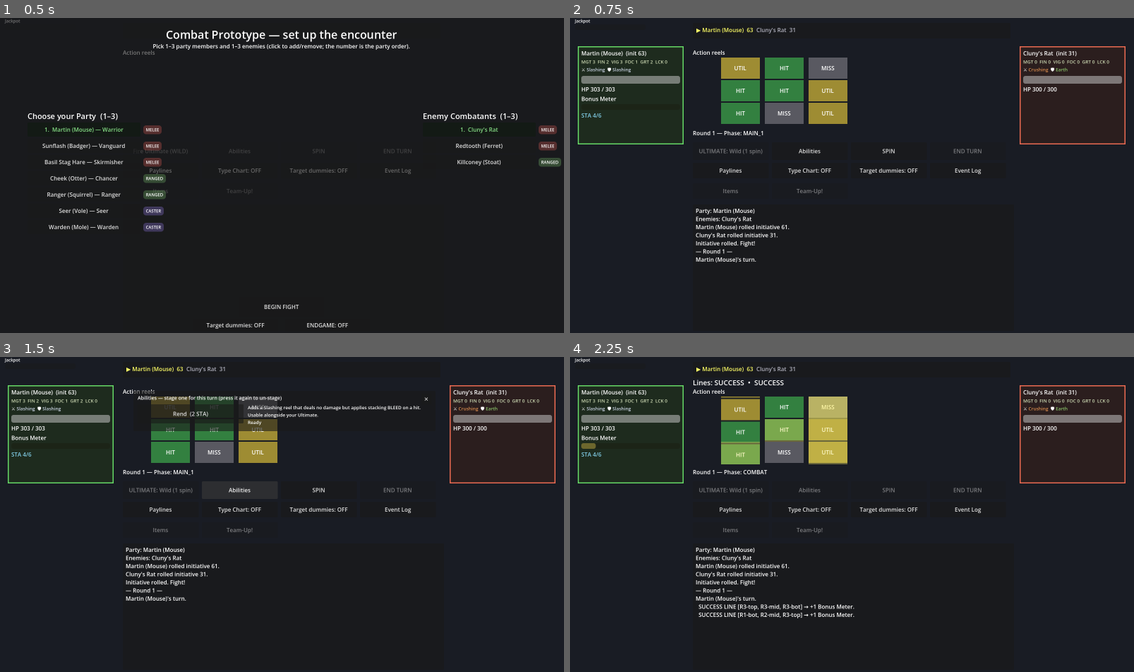
Above: before the commit, frames 1-4 (two rows, left to right).
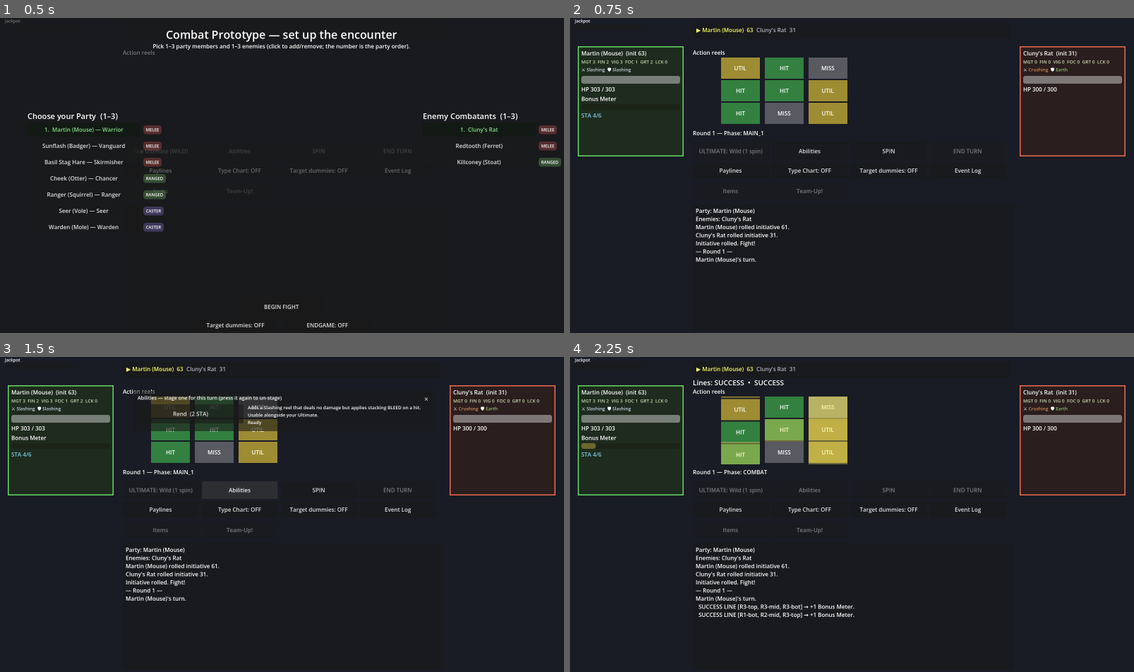
Above: after the commit, the same moments.

Repository: djkipyaboy/bunnies
Game: Godot game, scene res://combat/combat.tscn
Same seed, same stepped clock (60 frames per second), same inputs: the game is played once before the commit and once after it.
Inputs:
- Up to frame 1 (0.5 s): no input
- Up to frame 2 (0.75 s): click "BEGIN FIGHT" at 0.5 s
- Up to frame 3 (1.5 s): click "Abilities" at 1.25 s
- Up to frame 4 (2.25 s): click "SPIN" at 2 s

Frame 1 is identical in both runs. In frame 2, 0.4% of the frame differs, in the area x 1-99%, y 39-44%; in frame 3, 0.4%; in frame 4, 0.4%.

Commit message:
fix(combat): address final whole-branch review findings for the playtest-fixes batch
- CombatantPanel height (278->312) and every combat.gd column/click-catcher
  constant that mirrored it, so the status-effects row no longer clips.
- _splash_half_to_others no longer re-applies the attacker's own outgoing
  damage multiplier on top of the already-multiplied total passed in
  (was double-counting Empowered/etc. for splash damage).
- _on_boss_phase_minion_defeated guards against a boss already dead (e.g.
  to a DoT tick) before its last phase-2 minion died.
- Stale docstring on _check_boss_phase_transition updated to describe the
  signal-driven instant clear, not the old per-turn poll.
- Combatant.clear_combat_effects() now recomputes current_initiative.
- Fixed a literal "+50%%" typo in the Team-Up legend label.

Regression coverage: a VBox-minimum-height-vs-panel-height invariant in
test_combatant_panel.gd, and an Empowered-attacker splash case in
test_payline_and_splash_damage_multiplier.gd proving splash isn't inflated
by the attacker's own outgoing multiplier.

Co-Authored-By: Claude Sonnet 5 <noreply@anthropic.com>

Diff:
--- a/combat/combat.gd
+++ b/combat/combat.gd
@@ -523,8 +523,9 @@
 	_team_up_panel.completed.connect(_on_team_up_completed)
 
 ## Places combatant panels in a vertical column at [param x] (top-down, in [param members] order) and
-## binds each. Panel height 278 + 14px gap (spec §2; grew from 238 on 2026-07-04 for the taller
-## status-effects reservation — see CombatantPanel._ready). Used for both party columns.
+## binds each. Panel height 312 + 14px gap (spec §2; grew from 238 on 2026-07-04 for the taller
+## status-effects reservation, then 278→312 on 2026-07-31 to stop the status row itself clipping —
+## see CombatantPanel._ready). Used for both party columns.
 func _place_party_column(members: Array[Combatant], x: float) -> void:
 	var y: float = 80.0
 	for c: Combatant in members:
@@ -533,7 +534,7 @@
 		add_child(p)
 		_panels[c] = p
 		p.bind(c)
-		y += 278.0 + 14.0
+		y += 312.0 + 14.0
 
 ## Spawns a NEW enemy Combatant mid-fight, after _build_combatants() has already run once (spec
 ## 2026-07-19 §3.6 — the boss's phase-transition/Ultimate summons). Fully playable the SAME round it
@@ -554,7 +555,7 @@
 	c.defeated.connect(_on_enemy_panel_death.bind(c))
 	var column_index: int = _enemies.size() + _dummies.size() - 1
 	var p := CombatantPanel.new()
-	p.position = Vector2(1276.0, 80.0 + column_index * (278.0 + 14.0))
+	p.position = Vector2(1276.0, 80.0 + column_index * (312.0 + 14.0))
 	add_child(p)
 	_panels[c] = p
 	p.bind(c)
@@ -566,8 +567,8 @@
 	hit.flat = true
 	hit.modulate = Color(1, 1, 1, 0)  # invisible; input is gated by mouse_filter, not alpha
 	hit.position = p.position
-	hit.custom_minimum_size = Vector2(300, 278)   # full panel height (spec §3 targeting)
-	hit.size = Vector2(300, 278)
+	hit.custom_minimum_size = Vector2(300, 312)   # full panel height (spec §3 targeting)
+	hit.size = Vector2(300, 312)
 	hit.tooltip_text = "Click to make %s the active PC's primary target." % c.display_name
 	hit.pressed.connect(_select_target.bind(c))
 	add_child(hit)
@@ -612,7 +613,7 @@
 			(_click_catchers[m] as Button).visible = false
 	var view: Vector2 = get_viewport_rect().size
 	const TOP_Y: float = 80.0
-	const PANEL_H: float = 278.0
+	const PANEL_H: float = 312.0
 	const GAP: float = 14.0
 	const ROW_H: float = PANEL_H + GAP
 	const BOTTOM_MARGIN: float = 20.0
@@ -968,8 +969,8 @@
 		hit.flat = true
 		hit.modulate = Color(1, 1, 1, 0)  # invisible; input is gated by mouse_filter, not alpha
 		hit.position = panel.position
-		hit.custom_minimum_size = Vector2(300, 278)   # full panel height (spec §3 targeting)
-		hit.size = Vector2(300, 278)
+		hit.custom_minimum_size = Vector2(300, 312)   # full panel height (spec §3 targeting)
+		hit.size = Vector2(300, 312)
 		hit.tooltip_text = "Click to make %s the active PC's primary target." % c.display_name
 		hit.pressed.connect(_select_target.bind(c))
 		add_child(hit)
@@ -1005,8 +1006,8 @@
 		hit.flat = true
 		hit.modulate = Color(1, 1, 1, 0)
 		hit.position = panel.position
-		hit.custom_minimum_size = Vector2(300, 278)
-		hit.size = Vector2(300, 278)
+		hit.custom_minimum_size = Vector2(300, 312)
+		hit.size = Vector2(300, 312)
 		hit.tooltip_text = "Click to make %s the active ally's item-use target." % c.display_name
 		hit.pressed.connect(_select_ally_target.bind(c))
 		add_child(hit)
@@ -2209,8 +2210,10 @@
 	return null
 
 ## The boss phase-transition state machine (spec 2026-07-19 §3.3), called once per turn from
-## _on_turn_started() for boss combatants only. If phase 2 is active, checks whether both its
-## minions are dead (clears Indestructible, applies Empowered). Otherwise, checks the 40%-HP
+## _on_turn_started() for boss combatants only. If phase 2 is already active, this is now a no-op —
+## clearing Indestructible/applying Empowered no longer waits for this function's own polling; it
+## fires INSTANTLY off each phase-2 minion's `defeated` signal via _on_boss_phase_minion_defeated()
+## (playtest 2026-07-31 fix, see that function's own doc comment). Otherwise, checks the 40%-HP
 ## threshold + the 10-of-the-boss's-own-turns cooldown, and if both hold, sacrifices any surviving
 ## Ultimate-summoned reinforcements, attaches Indestructible (removing Empowered first — they never
 ## both apply), and spawns 2 new 90-HP minions.
@@ -2255,6 +2258,8 @@
 ## every OTHER combatant's turn between the second minion's death and the boss's own next turn).
 ## Connected to each minion's `defeated` signal at spawn time in _check_boss_phase_transition().
 func _on_boss_phase_minion_defeated(c: Combatant) -> void:
+	if not c.is_alive():
+		return
 	if not c.boss_phase_two_active:
 		return
 	for m: Combatant in c.boss_phase_minion_ids:
@@ -2284,7 +2289,11 @@
 	for other: Combatant in _enemies_of(attacker):
 		if other == _defender:
 			continue
-		var dmg_mult: float = attacker.outgoing_damage_multiplier(other) * other.incoming_damage_multiplier()
+		# Only the TARGET's own incoming multiplier applies here — [param total] is already the sum of
+		# per-reel final_damage values the resolver computed against the PRIMARY defender, which already
+		# baked in the attacker's own outgoing multiplier (e.g. Empowered ×1.4) once. Re-applying
+		# attacker.outgoing_damage_multiplier() here would double-count it for splash (playtest 2026-07-31).
+		var dmg_mult: float = other.incoming_damage_multiplier()
 		var splash: int = ceili(base_splash * dmg_mult)
 		other.take_damage(splash)
 		damaged.append(other)
--- a/combat/combatant.gd
+++ b/combat/combatant.gd
@@ -1179,6 +1179,7 @@
 	shield_hp = 0
 	shield_turns = 0
 	shield_changed.emit(shield_hp, shield_turns)
+	recompute_initiative()
 
 ## Removes the active effect with [param id], if any, then refreshes the derived sort key. Used by
 ## the boss phase-transition orchestrator to clear Indestructible the instant both its minions die —
--- a/combat/ui/combatant_panel.gd
+++ b/combat/ui/combatant_panel.gd
@@ -30,12 +30,12 @@
 	# to paint onto the panel of the NEXT combatant in the column (looked like "debuffs are covered by
 	# the character beneath the target"). clip_contents is a hard backstop for any stacking this taller
 	# reservation still doesn't cover.
-	custom_minimum_size = Vector2(PANEL_W, 278)
+	custom_minimum_size = Vector2(PANEL_W, 312)
 	size = custom_minimum_size
 	clip_contents = true
 	var box := VBoxContainer.new()
 	box.position = Vector2(10, 8)
-	box.custom_minimum_size = Vector2(ROW_W, 262)
+	box.custom_minimum_size = Vector2(ROW_W, 296)
 	add_child(box)
 
 	_name_label = Label.new()
--- a/combat/ui/team_up_panel.gd
+++ b/combat/ui/team_up_panel.gd
@@ -95,7 +95,7 @@
 	_legend_label.scroll_active = false
 	_legend_label.position = Vector2(40, 600)
 	_legend_label.custom_minimum_size = Vector2(840, 140)
-	_legend_label.text = "[b]Key:[/b]  [color=#e0a040]Strike[/c …(217 unchanged characters)… color] amplifies every OTHER symbol +50%% per completed Surge line this round (a lone Surge cell does nothing by itself)"
+	_legend_label.text = "[b]Key:[/b]  [color=#e0a040]Strike[/c …(217 unchanged characters)… color] amplifies every OTHER symbol +50% per completed Surge line this round (a lone Surge cell does nothing by itself)"
 	add_child(_legend_label)
 
 	_payline_preview_button = Button.new()
--- a/tests/test_combatant_panel.gd
+++ b/tests/test_combatant_panel.gd
@@ -3,13 +3,24 @@
 # Headless test: CombatantPanel.set_ally_targeted (2026-07-16 combat item-use targeting design §3.6)
 # — a green-bordered stylebox override distinct from the existing set_targeted's red border, so the
 # enemy-target and ally-target outlines never look alike even if both were ever true on one panel.
+#
+# Also: the panel-height/status-row-clipping regression (final-review finding, playtest 2026-07-31) —
+# adding _riposte_label pushed the VBox's real minimum height past the panel's own fixed height, so
+# the status-effects RichTextLabel silently clipped. Codified here as a standing invariant: the
+# VBox's combined minimum height must always fit within the panel's own custom_minimum_size.y.
 # Run: "/c/Bunnies/bunnies-main/Godot_v4.6.3-stable_win64_console.exe" --headless --path . --script res://tests/test_combatant_panel.gd
 
+var _failures: int = 0
+
 func _check(cond: bool, label: String) -> void:
-	print(("ok " if cond else "FAIL ") + label)
+	if cond: print("  ok: ", label)
+	else: _failures += 1; push_error("FAIL: " + label); print("  FAIL: ", label)
 
-func _init() -> void:
+func _initialize() -> void:
 	var panel: CombatantPanel = CombatantPanel.new()
+	root.add_child(panel)
+	await process_frame
+	await process_frame
 
 	_check(not panel.has_theme_stylebox_override("panel"), "no override before any targeting call")
 
@@ -30,4 +41,31 @@
 	_check(not panel.has_theme_stylebox_override("panel"), "set_targeted(false) removes the override")
 
 	panel.free()
-	quit()
+
+	# --- Panel-height / status-row-clipping invariant ---
+	var c: Combatant = Combatant.new()
+	c.display_name = "TestCombatant"
+	c.base_stats = Stats.new()
+	c.base_max_hp = 100
+	c.apply_stats()
+	c.start_combat()
+	c.bonus_meter = BonusMeter.new()  # is_visible defaults true — every optional row (meter) is present
+
+	var full_panel: CombatantPanel = CombatantPanel.new()
+	root.add_child(full_panel)
+	await process_frame
+	await process_frame
+	full_panel.bind(c)
+	await process_frame
+
+	var box: VBoxContainer = full_panel.get_child(0) as VBoxContainer
+	_check(box != null, "the panel's sole direct child is its content VBoxContainer")
+	if box != null:
+		var combined_min_h: float = box.get_combined_minimum_size().y
+		_check(combined_min_h <= full_panel.custom_minimum_size.y,
+			"VBox combined minimum height (%.1f) fits within the panel's own height (%.1f) — no silent clipping" % [combined_min_h, full_panel.custom_minimum_size.y])
+
+	full_panel.free()
+
+	print(("COMBATANT PANEL TEST PASSED" if _failures == 0 else "COMBATANT PANEL TEST FAILED: %d" % _failures))
+	quit(_failures)
--- a/tests/test_enemy_column_dynamic_scaling.gd
+++ b/tests/test_enemy_column_dynamic_scaling.gd
@@ -66,7 +66,7 @@
 		# --- Compute the real shrink threshold from the LIVE viewport — don't guess it. ---
 		var view: Vector2 = combat.get_viewport_rect().size
 		const TOP_Y: float = 80.0
-		const ROW_H: float = 292.0  # 278.0 panel height + 14.0 gap, matching _relayout_enemy_column()
+		const ROW_H: float = 326.0  # 312.0 panel height + 14.0 gap, matching _relayout_enemy_column()
 		const BOTTOM_MARGIN: float = 20.0
 		var available: float = view.y - TOP_Y - BOTTOM_MARGIN
 		# Smallest member count N where N * ROW_H > available (the production condition).
@@ -93,7 +93,7 @@
 			_check(is_equal_approx(panel.scale.x, expected_scale), "%s panel scale matches the computed shared scale factor" % m.display_name)
 			_check(panel.scale.x < 1.0, "%s panel is genuinely shrunk" % m.display_name)
 			_check(panel.scale.x >= 0.4, "%s panel never shrinks past the 0.4 hard floor" % m.display_name)
-			_check(panel.position.y + 278.0 * panel.scale.y <= view.y, "%s panel's scaled bottom edge stays within the viewport (no off-screen bug)" % m.display_name)
+			_check(panel.position.y + 312.0 * panel.scale.y <= view.y, "%s panel's scaled bottom edge stays within the viewport (no off-screen bug)" % m.display_name)
 
 			_check(combat._click_catchers.has(m), "%s has a tracked click-catcher" % m.display_name)
 			var hit: Button = combat._click_catchers[m]
--- a/tests/test_payline_and_splash_damage_multiplier.gd
+++ b/tests/test_payline_and_splash_damage_multiplier.gd
@@ -92,6 +92,26 @@
 		_check(guarded_dmg < plain_dmg, "Guarded's 0.75 incoming multiplier reduces its splash vs. the plain target (guarded=%d plain=%d)" % [guarded_dmg, plain_dmg])
 		_check(guarded_dmg == ceili(ceili(40 * 0.5) * 0.75), "Guarded splash matches ceil(ceil(40*0.5) * 0.75) exactly (got %d)" % guarded_dmg)
 
+		# --- _splash_half_to_others() must NOT re-apply the ATTACKER's own outgoing multiplier ---
+		# (playtest 2026-07-31: [param total] passed in is already the sum of per-reel final_damage
+		# values the resolver computed, which already multiplied by the attacker's outgoing multiplier
+		# once — re-multiplying by attacker.outgoing_damage_multiplier() here double-counted Empowered).
+		var empowered_splasher: Combatant = _make_armed_attacker(crushing)
+		empowered_splasher.attach_effect(EffectLibrary.make(&"empowered"))
+		_check(is_equal_approx(empowered_splasher.outgoing_damage_multiplier(), 1.4), "sanity: Empowered gives the attacker a 1.4x outgoing multiplier")
+		var plain_target: Combatant = _make_target(false)
+		combat._attacker = empowered_splasher
+		combat._defender = _make_target(false)  # a throwaway primary, distinct from plain_target
+		combat._turn_manager.combatants = [empowered_splasher, combat._defender, plain_target]
+		combat._panels[plain_target] = CombatantPanel.new()
+
+		var plain_target_hp_before: int = plain_target.hp
+		combat._splash_half_to_others(empowered_splasher, 40, "Crushing")
+		var empowered_splash_dmg: int = plain_target_hp_before - plain_target.hp
+		var expected_no_double_count: int = ceili(40 * 0.5)
+		var expected_if_double_counted: int = ceili(ceili(40 * 0.5) * 1.4)
+		_check(empowered_splash_dmg == expected_no_double_count, "an Empowered attacker's splash to an unaffected target is NOT inflated by the attacker's own outgoing multiplier (got %d, expected %d, would be %d if double-counted)" % [empowered_splash_dmg, expected_no_double_count, expected_if_double_counted])
+
 		print(("PAYLINE/SPLASH DAMAGE MULTIPLIER TEST PASSED" if _failures == 0 else "PAYLINE/SPLASH DAMAGE MULTIPLIER TEST FAILED: %d" % _failures))
 		quit(_failures)
 	return false
